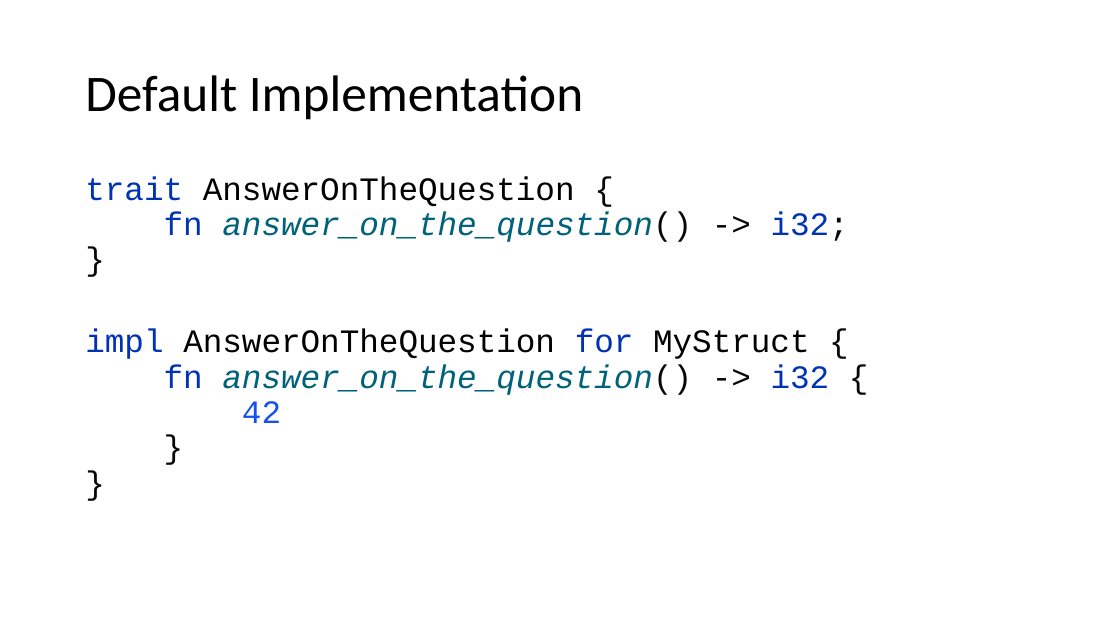
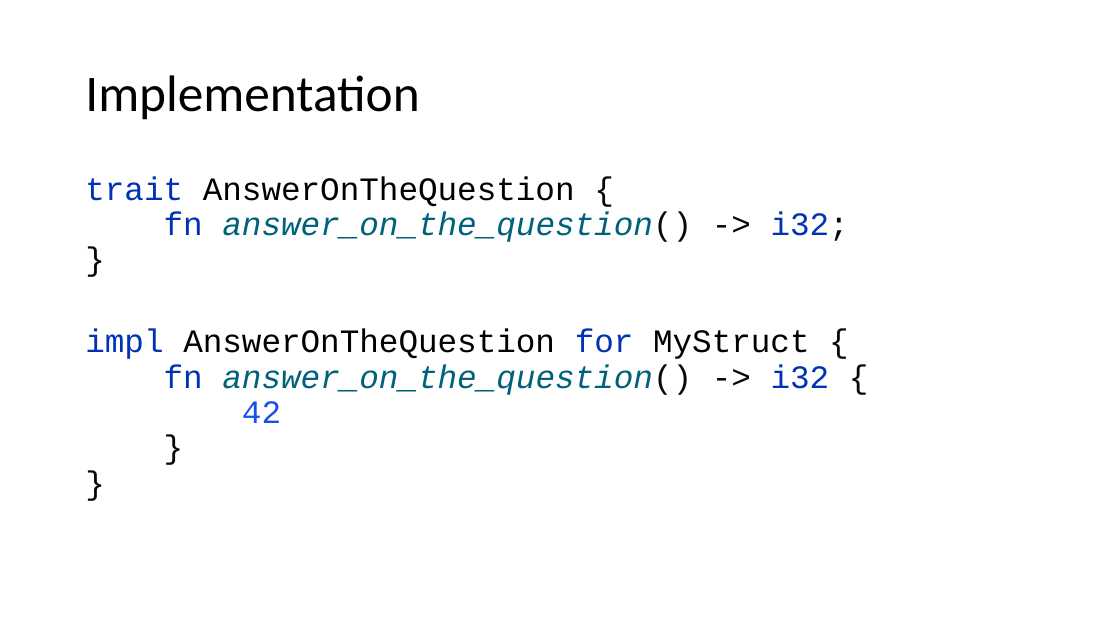
Before and after one commit to kugushev/course-rust-basics, a slide deck: slide 31 of pres/02-BuildingBlocks.pptx. Drawn at 1120x630 pixels with LibreOffice and Linux fonts; fonts in the diff are those of the drawing. Boxes give left, top, right and bottom in pixels: in the first picture for what was removed or moved away, otherwise in the second. Text is boxed around its words. In the diff, an @@ line names an element or a change of style, - is before the commit and + after.

```diff
--- a/pres/02-BuildingBlocks.pptx
+++ b/pres/02-BuildingBlocks.pptx
@@ title at <box>85,75,419,120</box>: text changed @@
-Default Implementation
+Implementation
```
Also in this commit, not shown: 1 other slide changed, 1 slide added, 26 slides removed, 1 other file.
